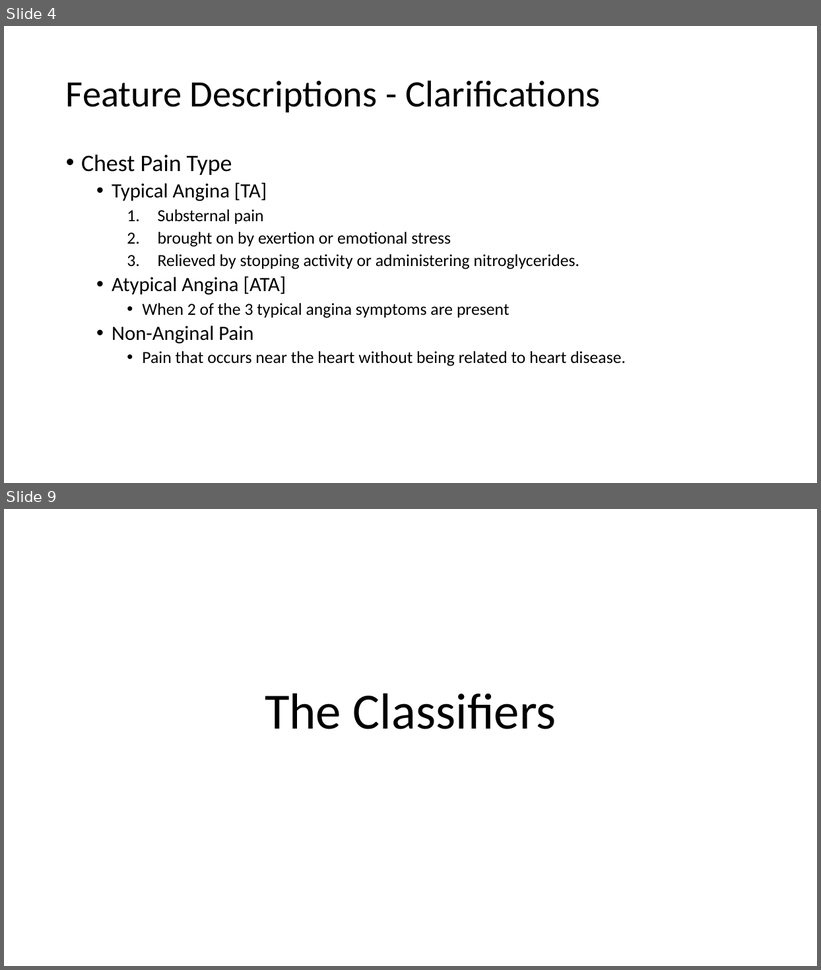
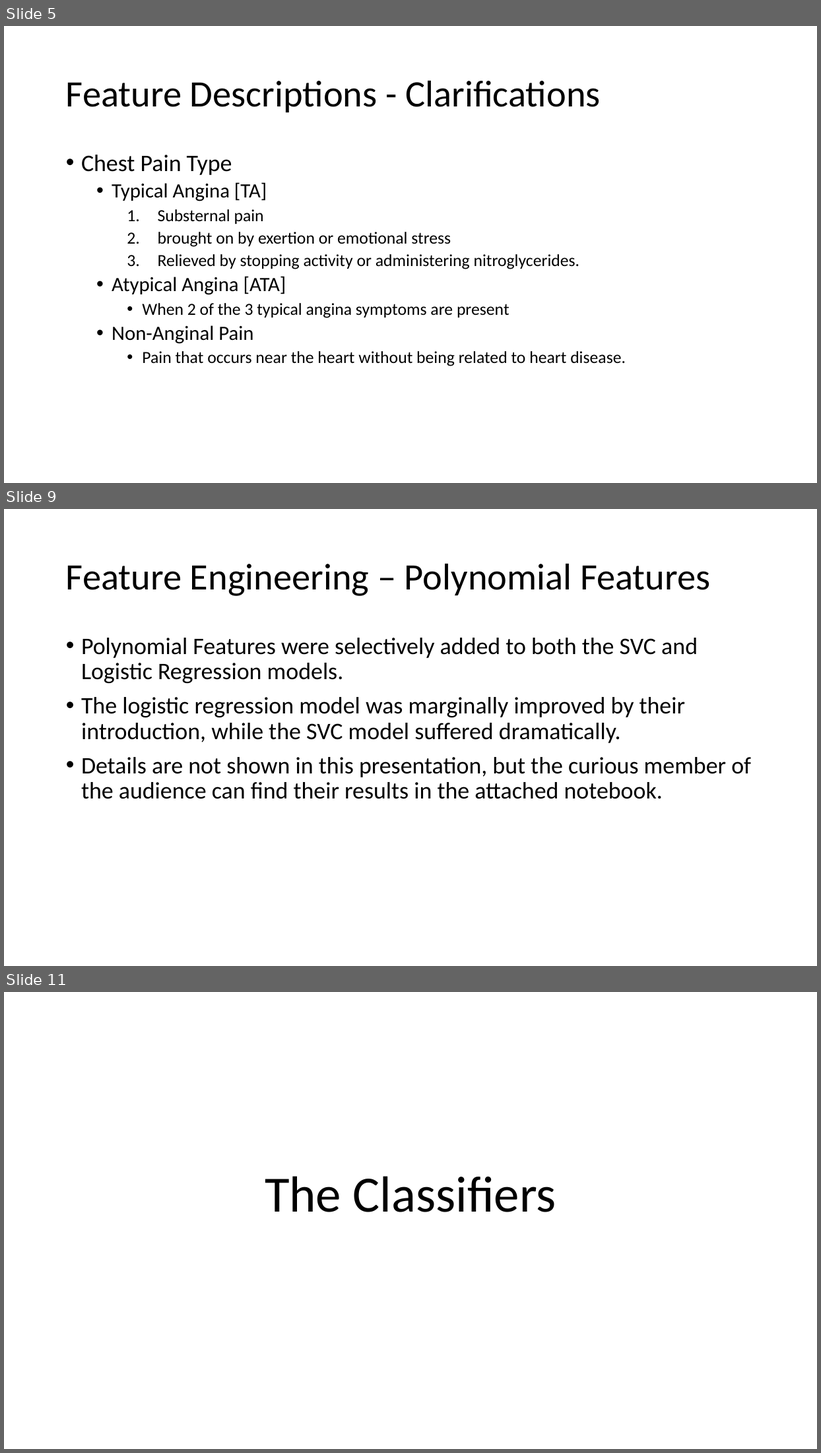
Before and after one commit to M-Matrona/IBM-Machine-Learning-Course, a slide deck: Course_3_Classification/Classification_Project_Heart_Disease_Prediction.pptx. Shown one above the other, each under a label of ours: slides 4 and 9 before the commit, slides 5, 9 and 11 after it; the slides between them are not shown. The pictures are 821x970 and 821x1453 pixels, drawn with LibreOffice and Linux fonts; fonts in the diff are those of the drawing. Boxes give left, top, right and bottom in pixels: in the first picture for what was removed or moved away, otherwise in the second. Text is boxed around its words. In the diff, an @@ line names an element or a change of style, - is before the commit and + after.

```diff
--- a/Course_3_Classification/Classification_Project_Heart_Disease_Prediction.pptx
+++ b/Course_3_Classification/Classification_Project_Heart_Disease_Prediction.pptx
@@ slide 9 added at [4,509,817,966], background #FFFFFF @@
@@ title added at [66,563,710,596], 44 pt, text #000000 @@
+Feature Engineering – Polynomial Features
@@ text added at [81,638,751,799], 28 pt, text #000000 @@
+• Polynomial Features were selectively added to both the SVC and Logistic Regression models.
+• The logistic regression model was marginally improved by their introduction, while the SVC model suffered dramatically.
+• Details are not shown in this presentation, but the curious member of the audience can find their results in the attached notebook.
@@ what was slide 4 is now slide 5 @@
@@ what was slide 9 is now slide 11 @@
```
Also in this commit, not shown: 5 slides changed, 8 other slides added, 1 slide removed, 2 other files.
